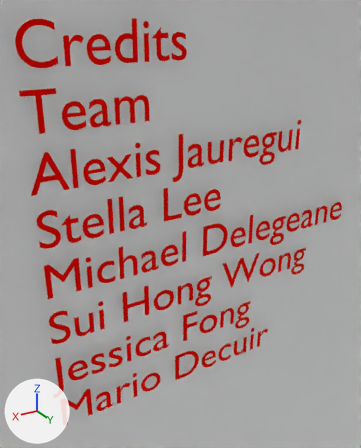
The Blender file Desi Y Ofelia/Assets/Final.blend as it was, and as the next commit left it.
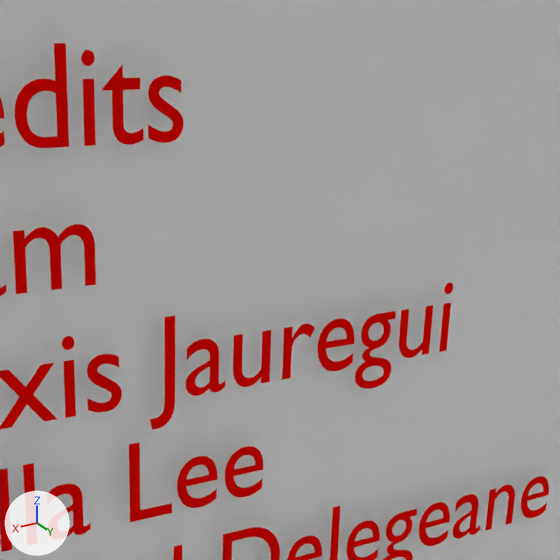
Old and new are each drawn from a 50 mm camera at (7.17, -1.69, 4.97) aimed at (5.95, -3.73, 3.94) and again close up on the part from 30% to 96% of the width and 0% to 53% of the height. Lighting does not change. The marker at lower left points along +X, +Y and +Z. Text is drawn in Blender's own font.

The older version as bpy lines, for what is in view:
```python
me_cube = bpy.data.meshes.new('Cube')
me_cube.from_pydata(...)  # a box spanning x -1.0..1.0, y -1.0..1.0, z -1.0..1.0; a box spanning x -1.0..1.0, y 75.5..77.5, z -1.0..1.0
me_cube.materials.append(mat_material)  # white #e7e7e7
txt_credits_001 = bpy.data.curves.new('Credits.001', 'FONT')
txt_credits_001.body = 'Credits\nTeam\nAlexis Jauregui\nStella Lee\nMichael Delegeane \nSui Hong Wong\nJessica Fong\nMario Decuir\n'
txt_credits_001.materials.append(mat_credit_text)  # red #e70600
txt_credits_001.align_x = 'JUSTIFY'
txt_credits_001.size = 0.25
txt_credits_001.underline_height = 0.8
ob_credits = bpy.data.objects.new('Credits', txt_credits_001)
ob_credits.location = (6.658, -3.861, 4.74)
ob_credits.rotation_euler = (1.571, 0.0, 3.142)  # degrees (90, 0, 180)
ob_credits.scale = (1.1, 1.1, 1.1)
ob_cube = bpy.data.objects.new('Cube', me_cube)
ob_cube.location = (0.0, -4.0, 3.0)
ob_cube.scale = (10.0, 0.1, 3.0)
```
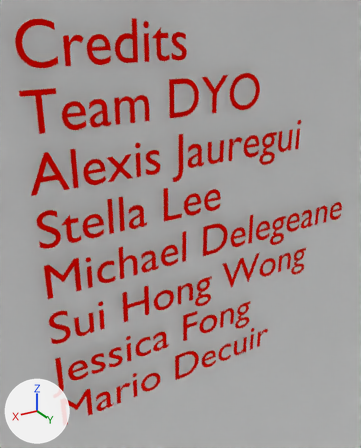
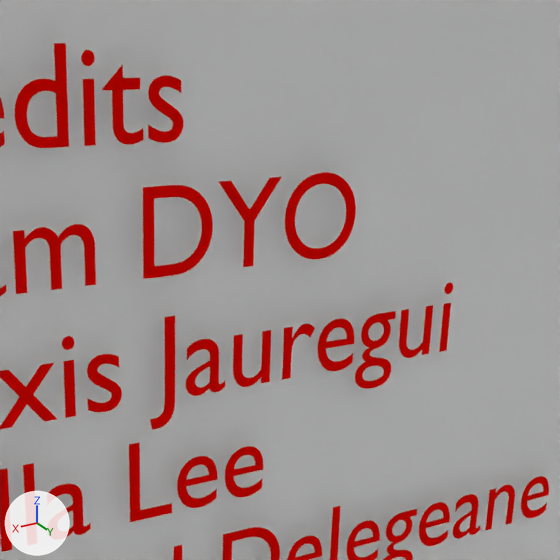
Where the change shows, as pixel boxes [x1, y1, x2, y2] in the close-ups (560 x 560 px):
```json
{"object": "Credits", "change": "text changed", "before": [0, 43, 549, 560], "after": [0, 43, 549, 560]}
```

The change, as JSON lines over the scene's bpy script:
```json
{"op": "set", "path": "txt_credits_001.body", "old": "'Credits\\nTeam\\nAlexis Jauregui\\nStella Lee\\nMichael Delegeane \\nSui Hong Wong\\nJessica Fong\\nMario Decuir\\n'", "new": "'Credits\\nTeam DYO\\nAlexis Jauregui\\nStella Lee\\nMichael Delegeane \\nSui Hong Wong\\nJessica Fong\\nMario Decuir\\n'"}
```
